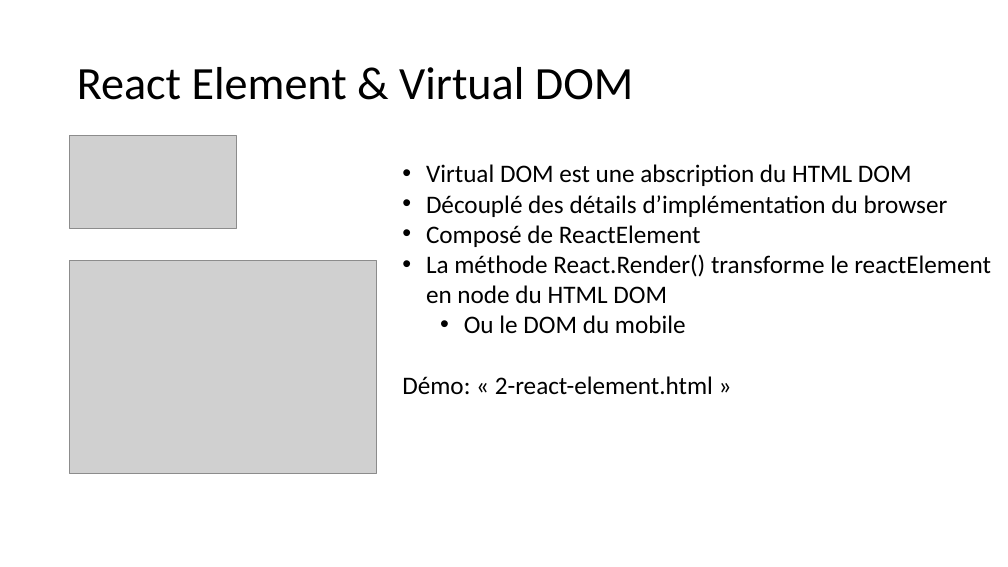
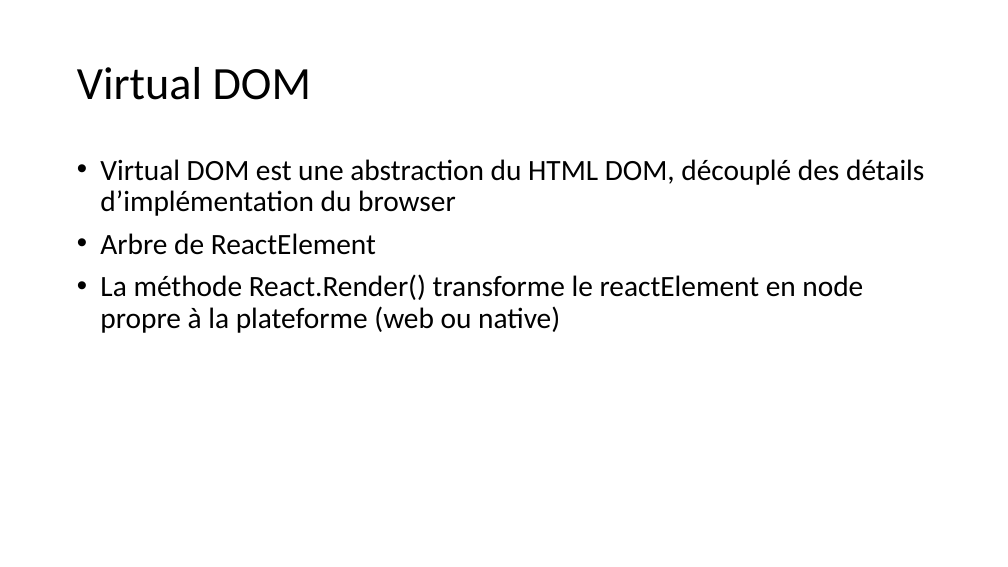
Before and after one commit to samuelgaudreau/formation-front-end-3, a slide deck: slide 9 of part-2/React-Perfo.pptx (slide 5 before the commit). Drawn at 1008x567 pixels with LibreOffice and Linux fonts; fonts in the diff are those of the drawing; grey boxes stand for pictures. Boxes give left, top, right and bottom in pixels: in the first picture for what was removed or moved away, otherwise in the second. Text is boxed around its words. In the diff, an @@ line names an element or a change of style, - is before the commit and + after.

Commit message:
Update powerpoint

```diff
--- a/part-2/React-Perfo.pptx
+++ b/part-2/React-Perfo.pptx
@@ title at (77,67,311,100): text changed @@
-React Element & Virtual DOM
+Virtual DOM
@@ picture removed at (70,135,237,228) @@
@@ text at (100,159,924,333): text changed; size 24 to 28 pt @@
-• Virtual DOM est une abscription du HTML DOM
-• Découplé des détails d’implémentation du browser
-• Composé de ReactElement
-• La méthode React.Render() transforme le reactElement en node du HTML DOM
-  • Ou le DOM du mobile
-Démo: « 2-react-element.html »
+• Virtual DOM est une abstraction du HTML DOM, découplé des détails d’implémentation du browser
+• Arbre de ReactElement
+• La méthode React.Render() transforme le reactElement en node propre à la plateforme (web ou native)
@@ picture removed at (70,260,377,473) @@
```
Also in this commit, not shown: 3 other slides changed, 6 slides added, 2 slides removed.
